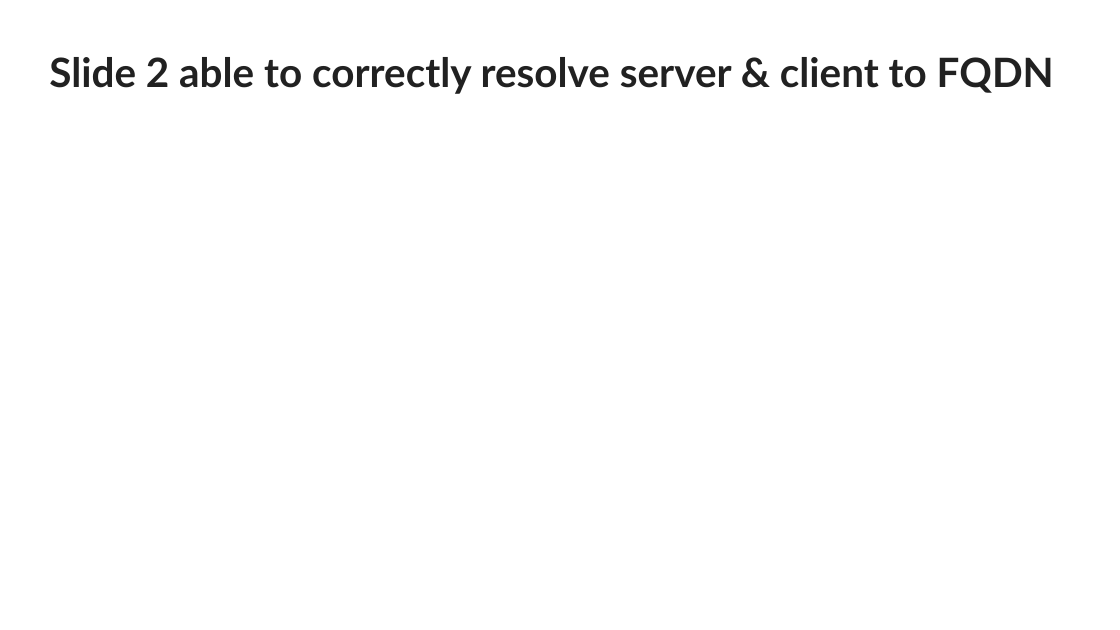
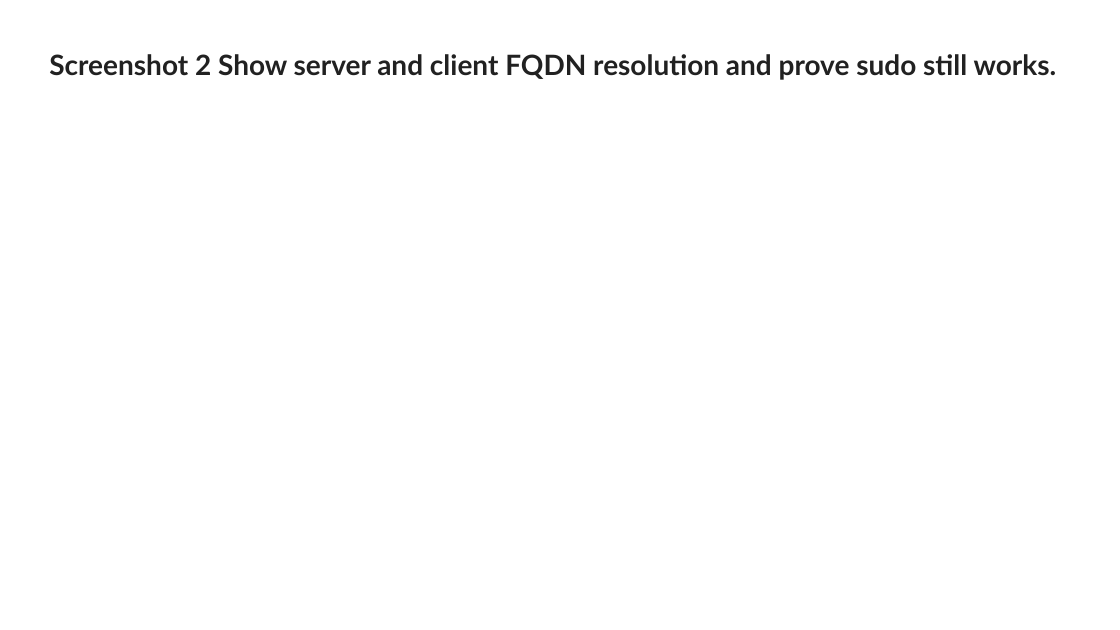
Before and after one commit to WikiSteve/networking-labs, a slide deck: slide 3 of labs/040-linux-basic-routing/assets/Basic routing SUBMISSION TEMPLATE.pptx. Drawn at 1120x630 pixels with LibreOffice and Linux fonts; fonts in the diff are those of the drawing. Boxes give left, top, right and bottom in pixels: in the first picture for what was removed or moved away, otherwise in the second. Text is boxed around its words. In the diff, an @@ line names an element or a change of style, - is before the commit and + after.

```diff
--- a/labs/040-linux-basic-routing/assets/Basic routing SUBMISSION TEMPLATE.pptx
+++ b/labs/040-linux-basic-routing/assets/Basic routing SUBMISSION TEMPLATE.pptx
@@ title at [49,54,1057,80]: text changed; size 26 to 18 pt @@
-Slide 2 able to correctly resolve server & client to FQDN
+Screenshot 2 Show server and client FQDN resolution and prove sudo still works.
```
Also in this commit, not shown: 4 other slides changed, 24 other files.
